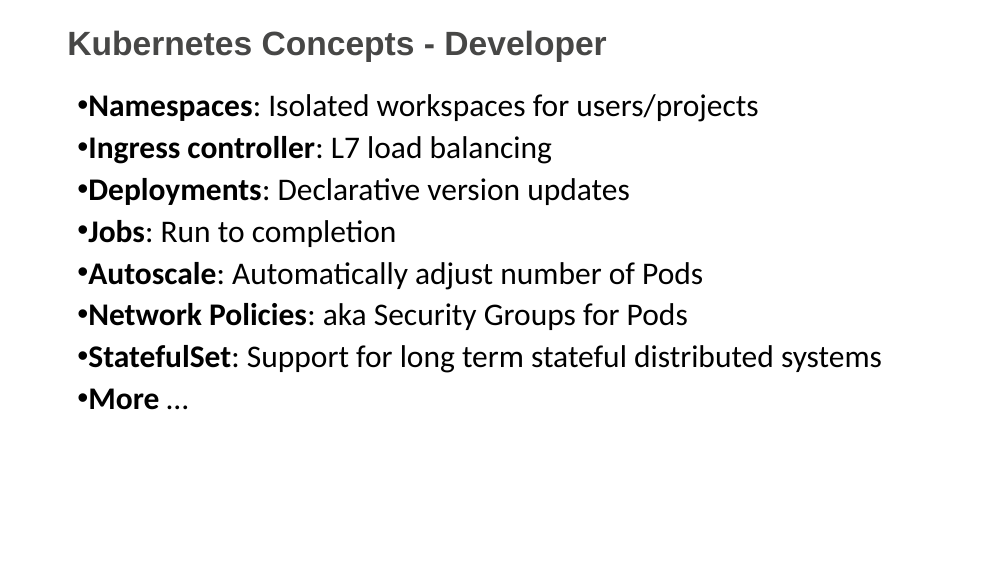
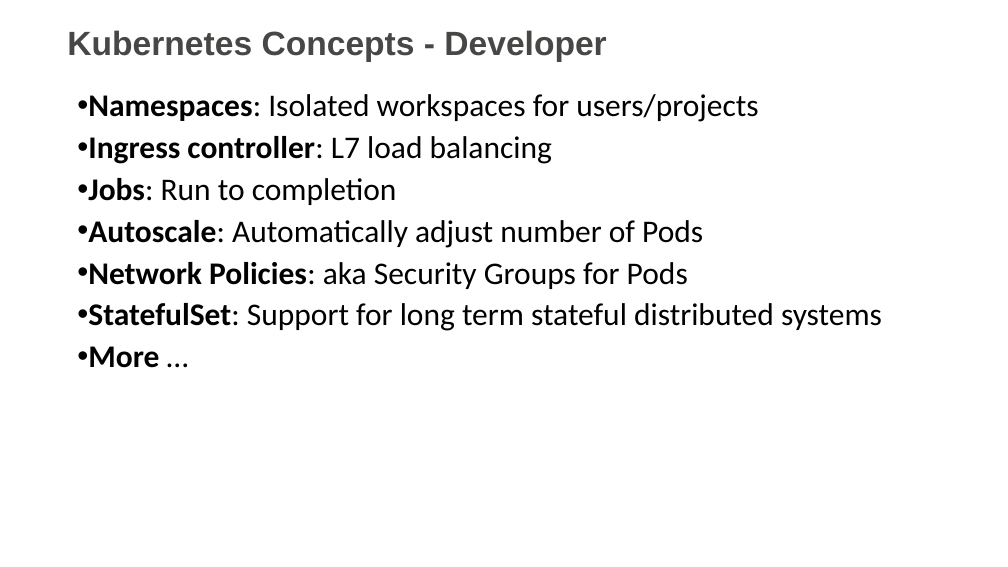
Before and after one commit to aws-samples/aws-workshop-for-kubernetes, a slide deck: slide 5 of slides/slides.pptx. Drawn at 1008x567 pixels with LibreOffice and Linux fonts; fonts in the diff are those of the drawing. Boxes give left, top, right and bottom in pixels: in the first picture for what was removed or moved away, otherwise in the second. Text is boxed around its words. In the diff, an @@ line names an element or a change of style, - is before the commit and + after.

```diff
--- a/slides/slides.pptx
+++ b/slides/slides.pptx
@@ text at [88, 178, 630, 205]: paragraph removed @@
-• Deployments: Declarative version updates
```
Also in this commit, not shown: 10 other slides changed.
